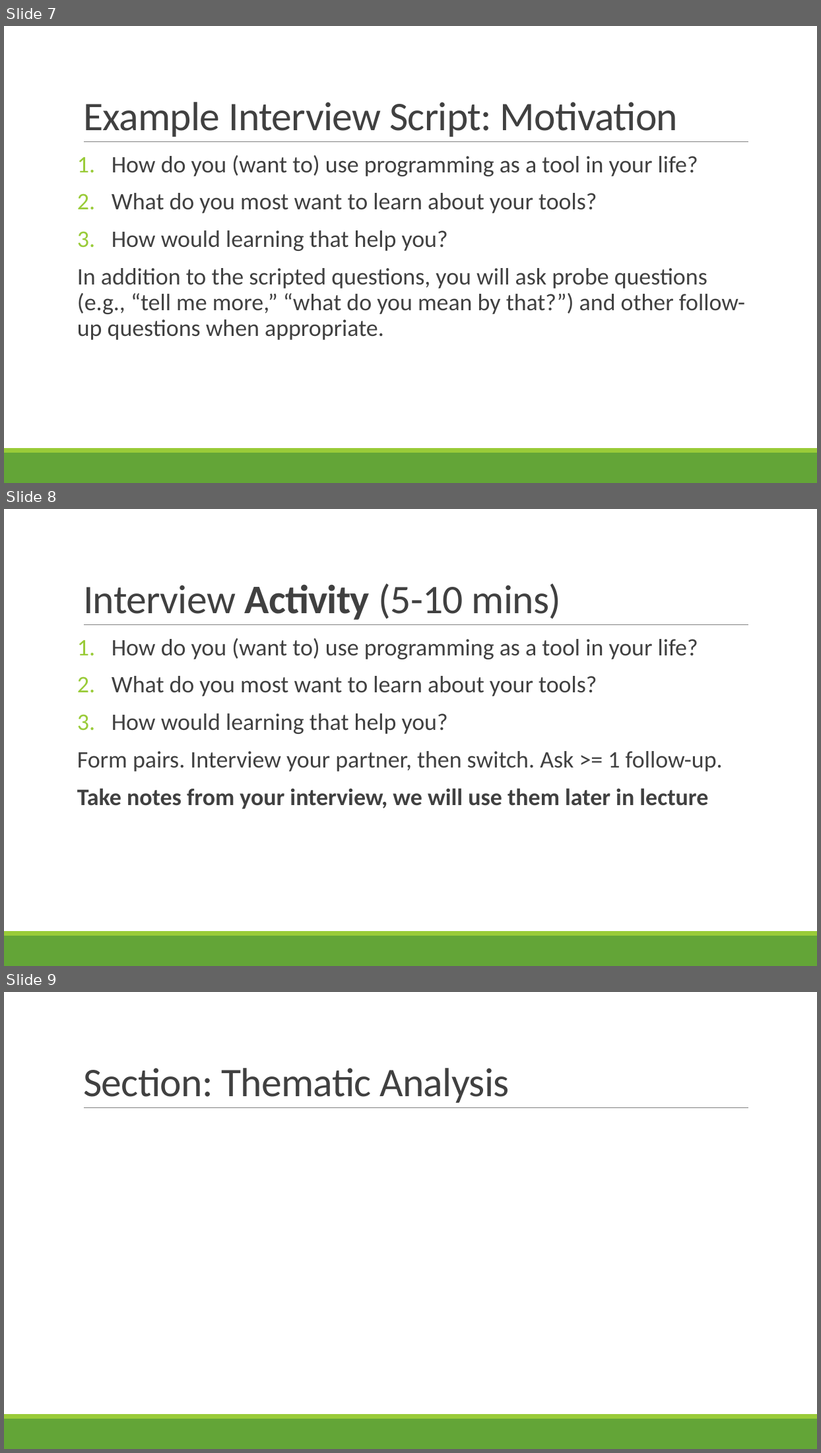
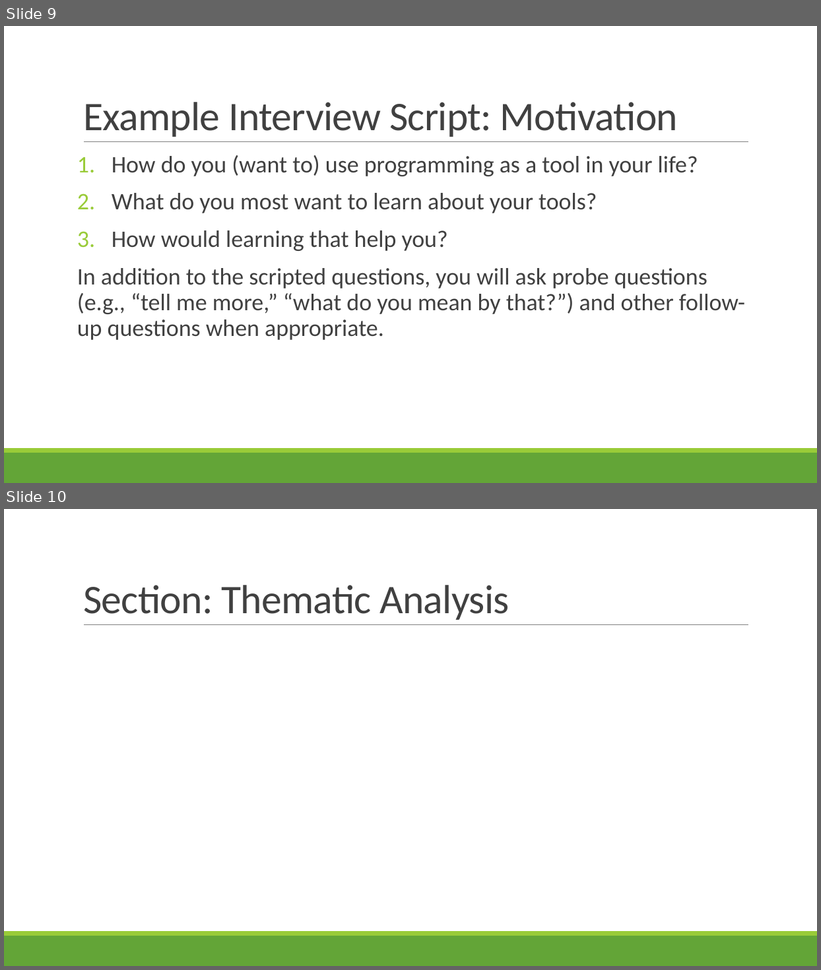
Before and after one commit to rbohrer/pl-course, a slide deck: LectureSlides/19Design3.pptx. Shown one above the other, each under a label of ours: slides 7, 8 and 9 before the commit, slides 9 and 10 after it. The pictures are 821x1453 and 821x970 pixels, drawn with LibreOffice and Linux fonts; fonts in the diff are those of the drawing. Boxes give left, top, right and bottom in pixels: in the first picture for what was removed or moved away, otherwise in the second. Text is boxed around its words. In the diff, an @@ line names an element or a change of style, - is before the commit and + after.

```diff
--- a/LectureSlides/19Design3.pptx
+++ b/LectureSlides/19Design3.pptx
@@ slide 8 removed at bbox=[4, 509, 817, 966], background #FFFFFF; not listed: 3 template elements that a slide beside it also shows @@
@@ title removed at bbox=[83, 584, 562, 620] @@
-Interview Activity (5-10 mins)
@@ text removed at bbox=[77, 638, 723, 809] @@
-1. How do you (want to) use programming as a tool in your life?
-2. What do you most want to learn about your tools?
-3. How would learning that help you?
-Form pairs. Interview your partner, then switch. Ask >= 1 follow-up.
-Take notes from your interview, we will use them later in lecture
@@ what was slide 7 is now slide 9 @@
@@ what was slide 9 is now slide 10 @@
```
Also in this commit, not shown: 3 slides added, 1 other slide removed.
